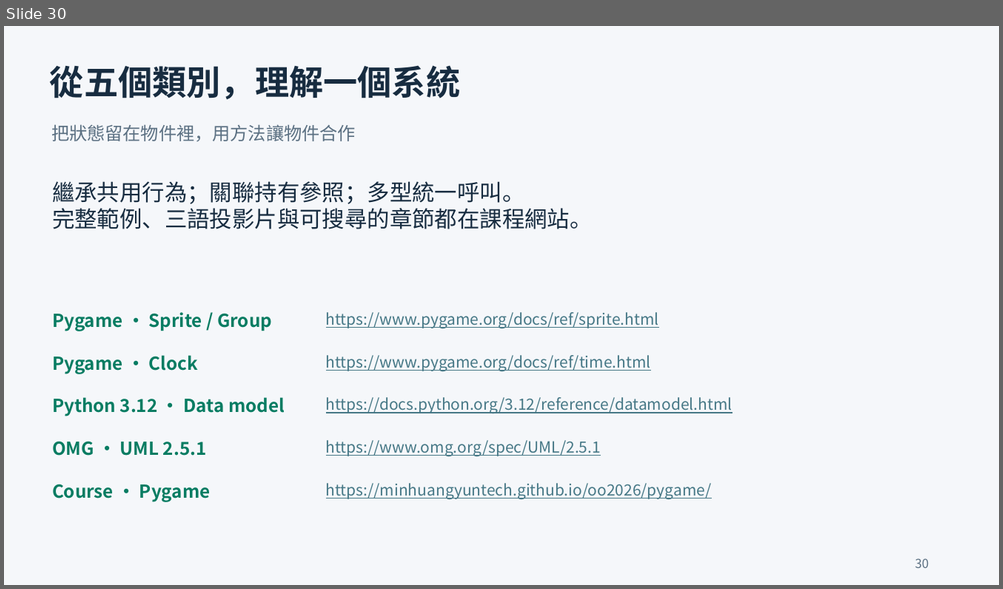
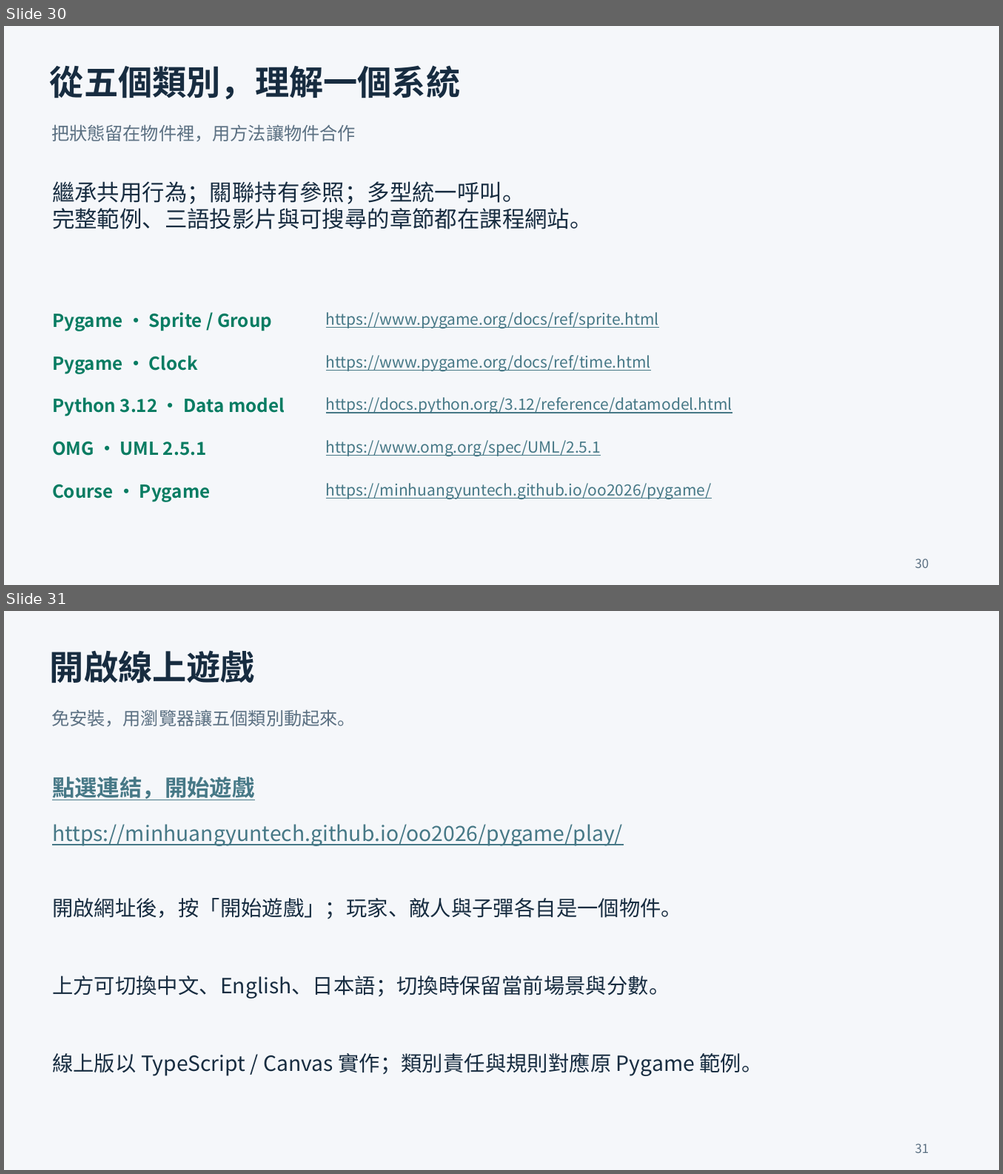
Before and after one commit to minhuangyuntech/oo2026, a slide deck: public/materials/pygame-zh.pptx. Shown one above the other, each under a label of ours: slide 30 before the commit, slides 30 and 31 after it. The pictures are 1003x589 and 1003x1174 pixels, drawn with LibreOffice and Linux fonts; fonts in the diff are those of the drawing. Boxes give left, top, right and bottom in pixels: in the first picture for what was removed or moved away, otherwise in the second. Text is boxed around its words. In the diff, an @@ line names an element or a change of style, - is before the commit and + after.

Commit message:
Add browser controls and inspection examples to trilingual Pygame lessons

```diff
--- a/public/materials/pygame-zh.pptx
+++ b/public/materials/pygame-zh.pptx
@@ slide 31 added at (x1=4, y1=611, x2=999, y2=1170), background #F5F7FA @@
@@ text added at (x1=50, y1=650, x2=255, y2=684), 33 pt, text #172C40, bold @@
+開啟線上遊戲
@@ text added at (x1=51, y1=709, x2=356, y2=726), 17.2 pt, text #5B7082 @@
+免安裝，用瀏覽器讓五個類別動起來。
@@ text added at (x1=52, y1=777, x2=255, y2=800), 21.8 pt, text #467886, bold, underline @@
+點選連結，開始遊戲
@@ text added at (x1=52, y1=824, x2=623, y2=846), 20.2 pt, text #467886, underline @@
+https://minhuangyuntech.github.io/oo2026/pygame/play/
@@ text added at (x1=52, y1=898, x2=682, y2=920), 20.2 pt, text #172C40 @@
+開啟網址後，按「開始遊戲」；玩家、敵人與子彈各自是一個物件。
@@ text added at (x1=52, y1=976, x2=669, y2=999), 20.2 pt, text #172C40 @@
+上方可切換中文、English、日本語；切換時保留當前場景與分數。
@@ text added at (x1=52, y1=1054, x2=762, y2=1076), 20.2 pt, text #172C40 @@
+線上版以 TypeScript / Canvas 實作；類別責任與規則對應原 Pygame 範例。
@@ text added at (x1=915, y1=1144, x2=929, y2=1153), 12 pt, text #5B7082 @@
+31
```
Also in this commit, not shown: 2 other slides added, 14 other files.
